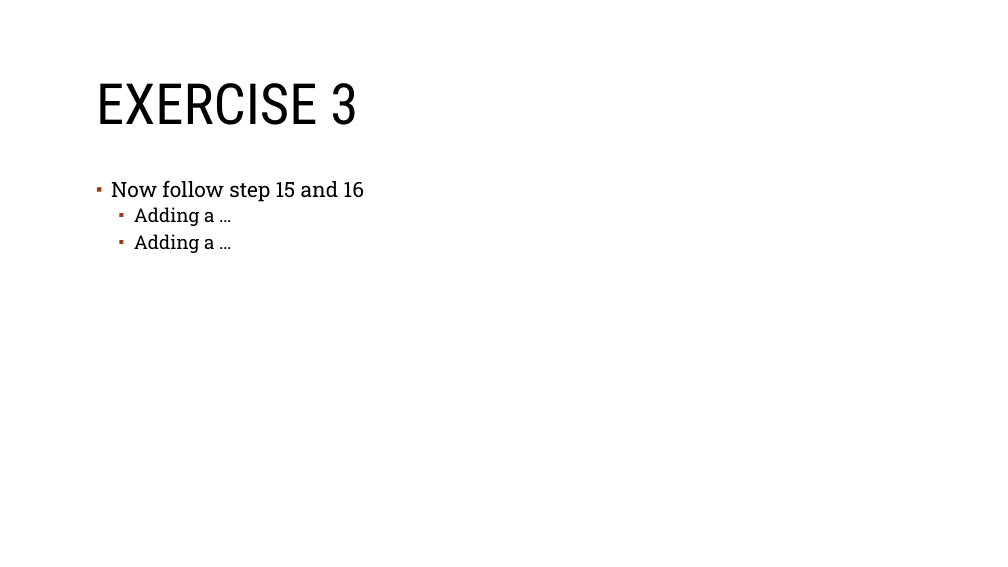
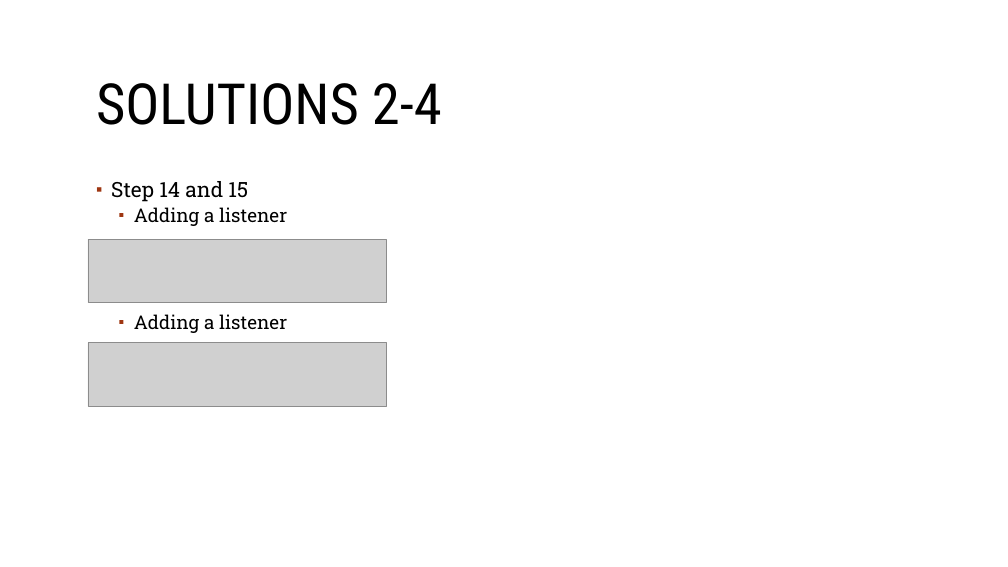
Before and after one commit to sebivenlo/Vaadin-workshop, a slide deck: slide 25 of Documentation/Frontend-technologies.odp (slide 20 before the commit). Drawn at 1008x567 pixels with LibreOffice and Linux fonts; fonts in the diff are those of the drawing; grey boxes stand for pictures; background and template pictures are left out. Boxes give left, top, right and bottom in pixels: in the first picture for what was removed or moved away, otherwise in the second. Text is boxed around its words. In the diff, an @@ line names an element or a change of style, - is before the commit and + after.

```diff
--- a/Documentation/Frontend-technologies.odp
+++ b/Documentation/Frontend-technologies.odp
@@ title at (96, 83, 442, 125): text changed @@
-EXERCISE 3
+SOLUTIONS 2-4
@@ text at (111, 181, 287, 333): text changed; size 20 to 18 pt @@
-▪ Now follow step 15 and 16
-  ▪ Adding a …
-  ▪ Adding a …
+▪ Step 14 and 15
+  ▪ Adding a listener
+  ▪ Adding a listener
@@ picture added at (88, 239, 386, 302) @@
@@ picture added at (88, 343, 386, 407) @@
```
Also in this commit, not shown: 9 other slides changed, 10 slides added, 2 slides removed, 5 other files.
